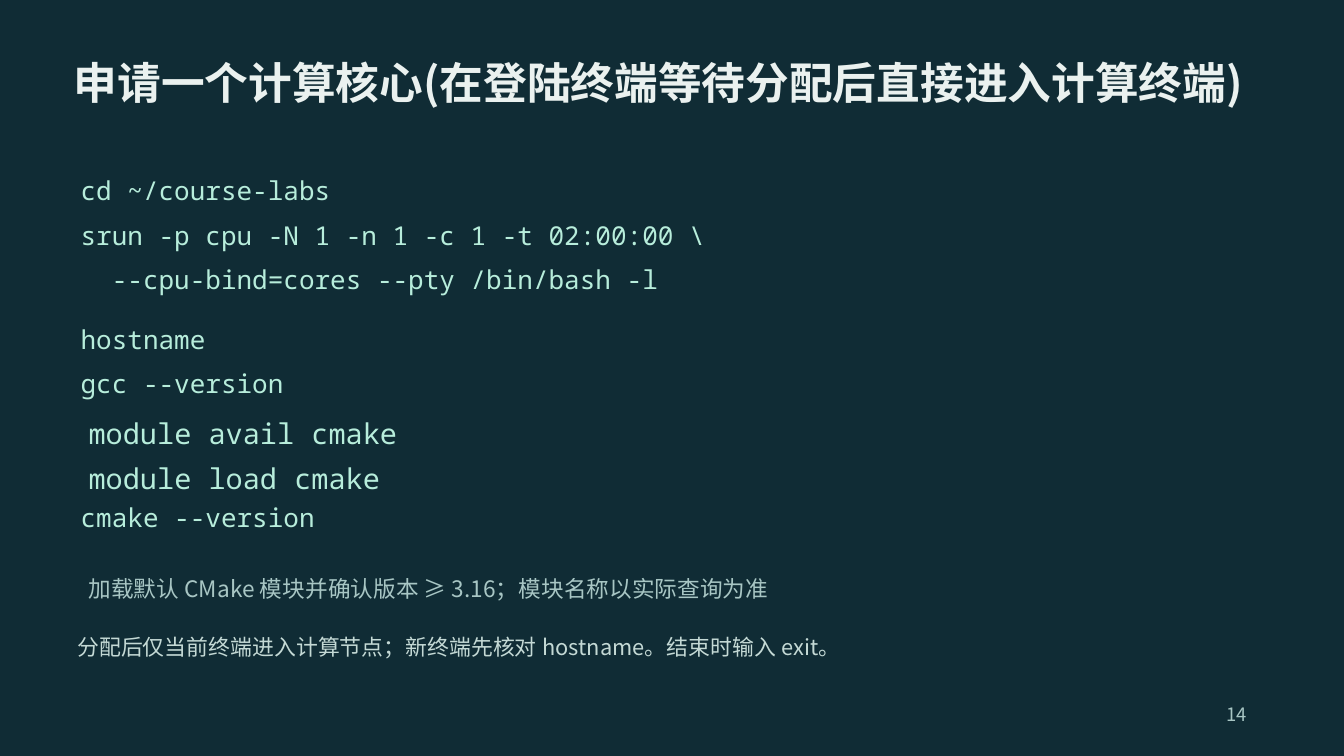
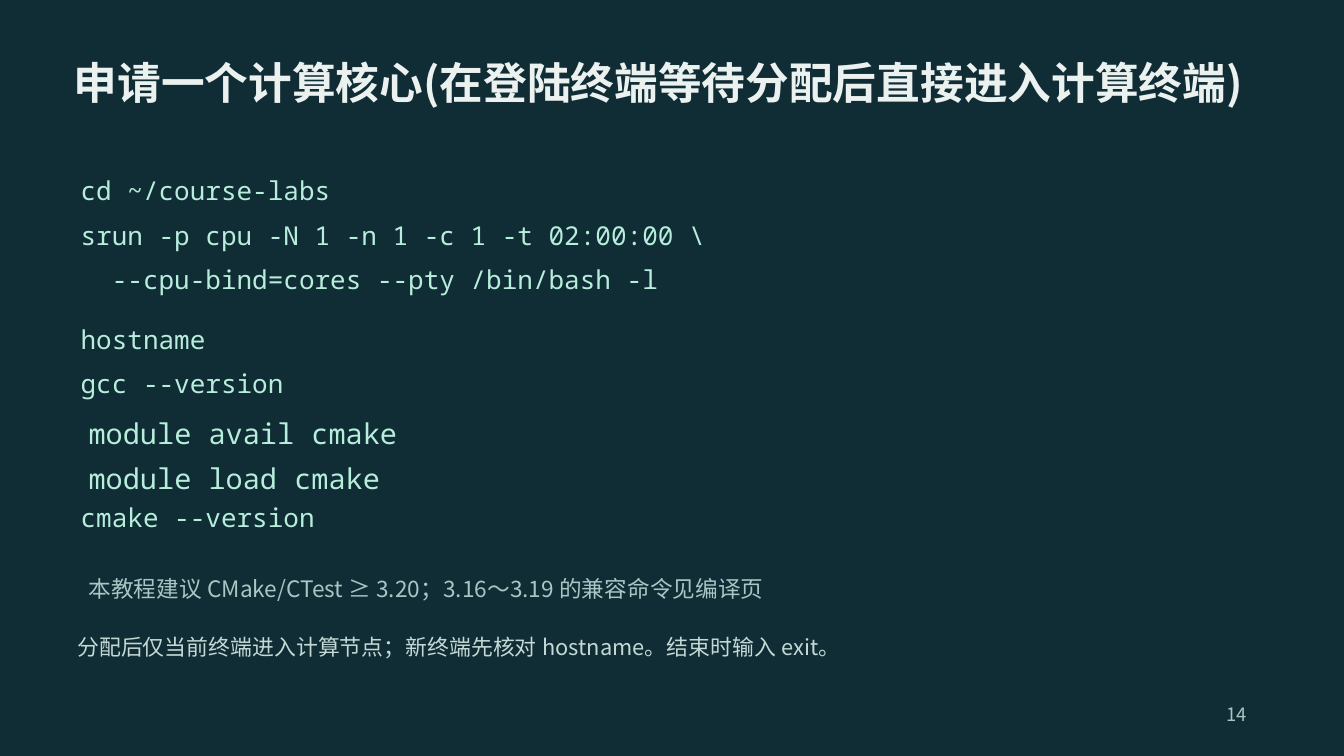
Before and after one commit to 2026-fall-calabs/calabs-2026-fall-starter, a slide deck: slide 14 of docs/交我算平台Lab运行指南-学生版.pptx. Drawn at 1344x756 pixels with LibreOffice and Linux fonts; fonts in the diff are those of the drawing. Boxes give left, top, right and bottom in pixels: in the first picture for what was removed or moved away, otherwise in the second. Text is boxed around its words. In the diff, an @@ line names an element or a change of style, - is before the commit and + after.

```diff
--- a/docs/交我算平台Lab运行指南-学生版.pptx
+++ b/docs/交我算平台Lab运行指南-学生版.pptx
@@ text at <box>89,578,763,601</box>: text changed @@
-加载默认 CMake 模块并确认版本 ≥ 3.16；模块名称以实际查询为准
+本教程建议 CMake/CTest ≥ 3.20；3.16～3.19 的兼容命令见编译页
```
Also in this commit, not shown: 9 other slides changed, 11 slides added, 5 slides removed, 1 other file.
